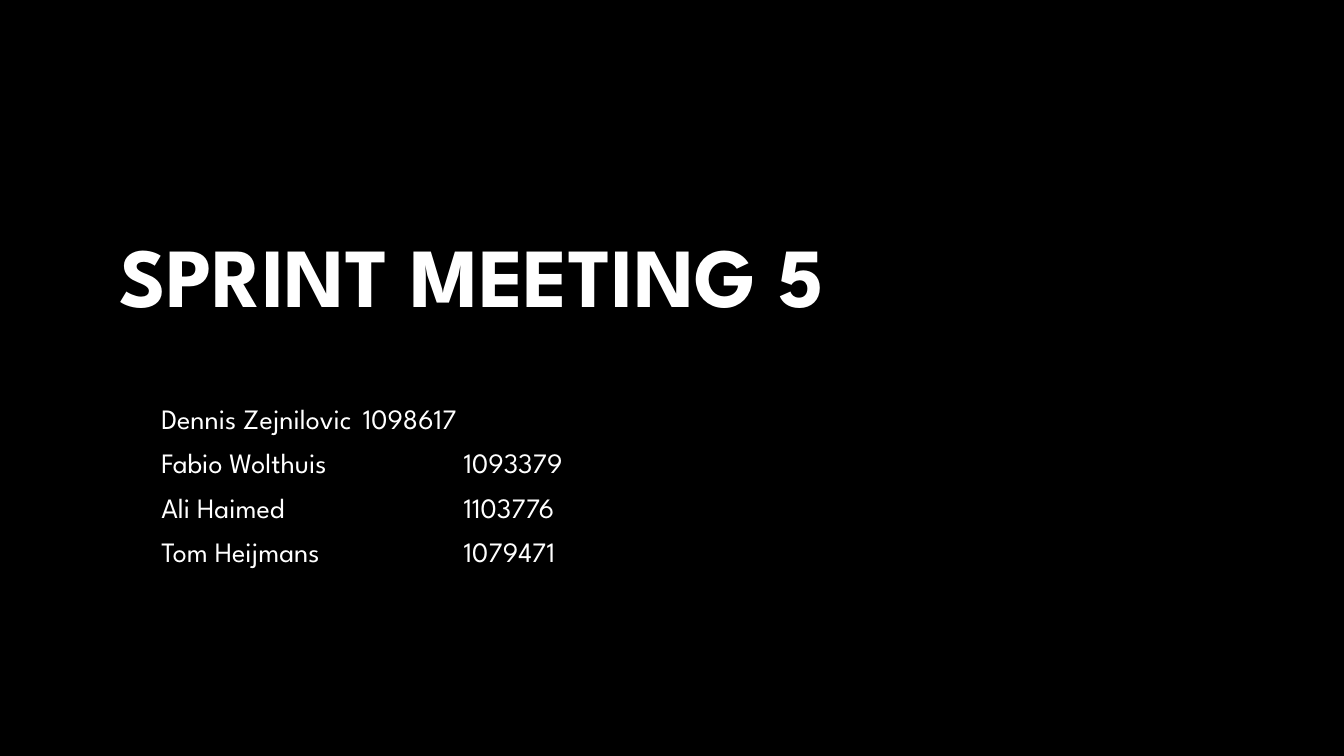
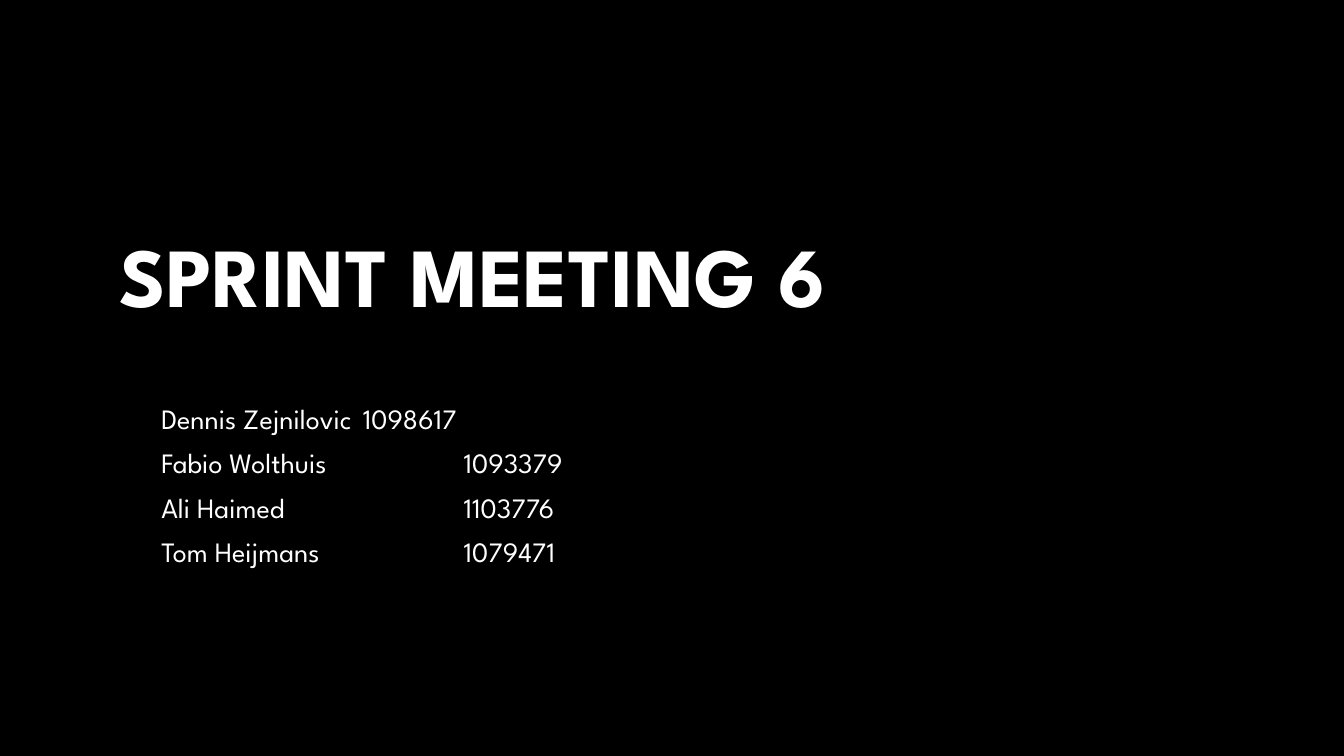
Before and after one commit to TomHeij/Project5-6, a slide deck: slide 1 of Opleverset_Project_5-6/Manage_&_Control/PO meeting 6_.pptx. Drawn at 1344x756 pixels with LibreOffice and Linux fonts; fonts in the diff are those of the drawing; background and template pictures are left out. Boxes give left, top, right and bottom in pixels: in the first picture for what was removed or moved away, otherwise in the second. Text is boxed around its words. In the diff, an @@ line names an element or a change of style, - is before the commit and + after.

```diff
--- a/Opleverset_Project_5-6/Manage_&_Control/PO meeting 6_.pptx
+++ b/Opleverset_Project_5-6/Manage_&_Control/PO meeting 6_.pptx
@@ title at <box>119,250,826,308</box>: text changed @@
-SPRINT MEETING 5
+SPRINT MEETING 6
```
Also in this commit, not shown: 3 other slides changed.
